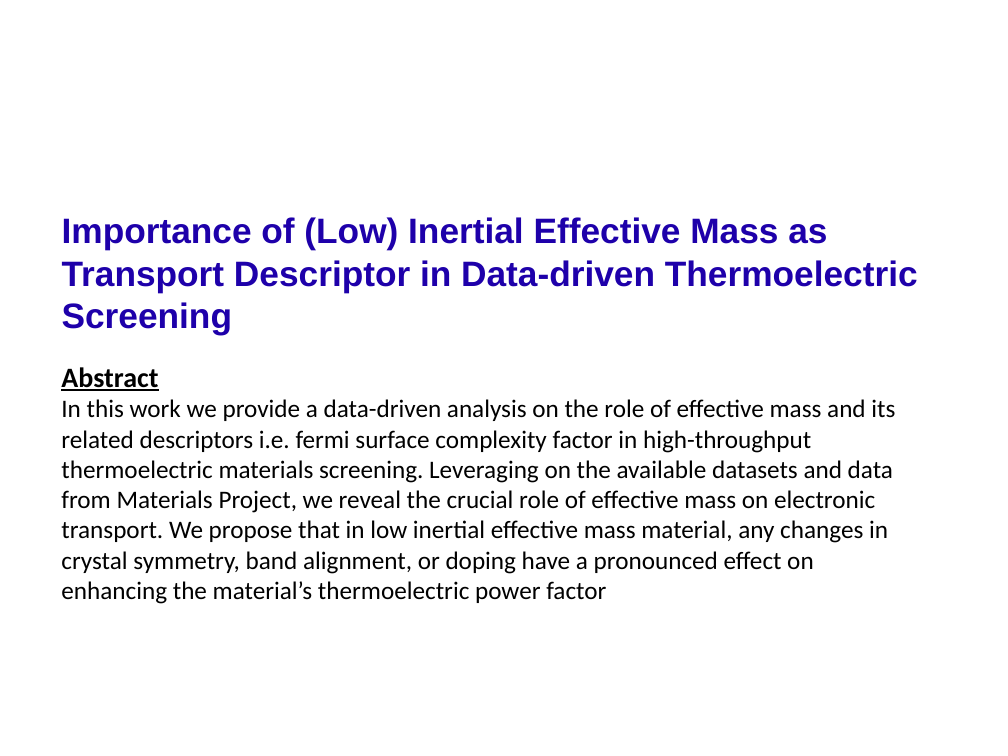
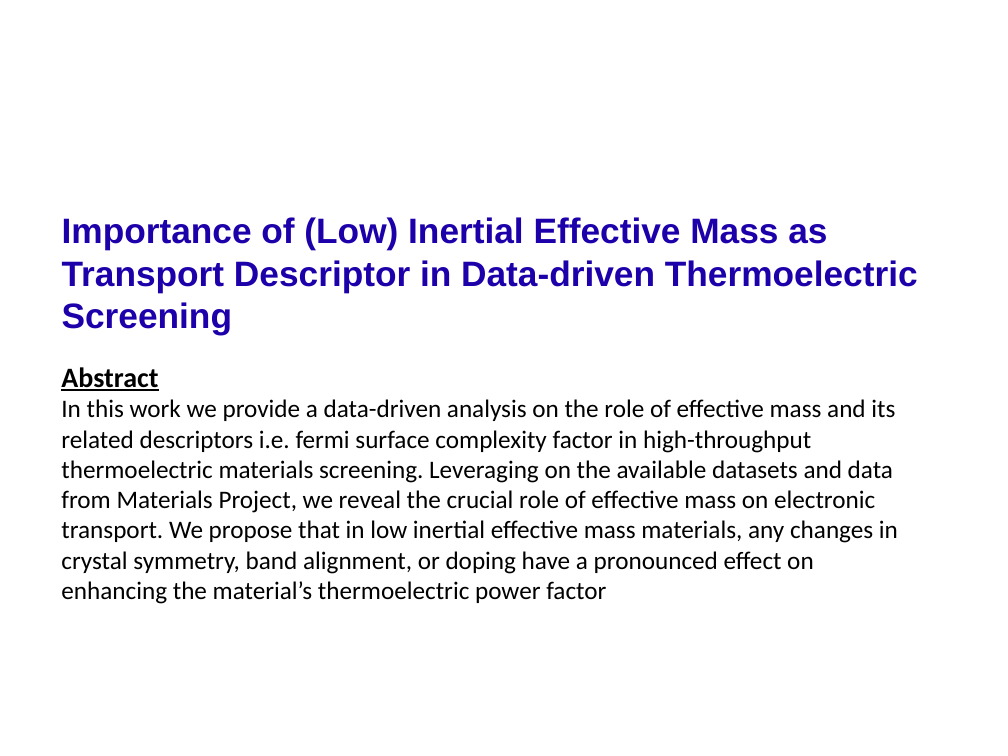
Before and after one commit to Argarot/eff_mass_for_TE_screening, a slide deck: slide 1 of MRS Open Data Challenge - Fermi Surface Complexity Factor and Effective Mass.pptx. Drawn at 1008x756 pixels with LibreOffice and Linux fonts; fonts in the diff are those of the drawing; background and template pictures are left out. Boxes give left, top, right and bottom in pixels: in the first picture for what was removed or moved away, otherwise in the second. Text is boxed around its words. In the diff, an @@ line names an element or a change of style, - is before the commit and + after.

```diff
--- a/MRS Open Data Challenge - Fermi Surface Complexity Factor and Effective Mass.pptx
+++ b/MRS Open Data Challenge - Fermi Surface Complexity Factor and Effective Mass.pptx
@@ text at (61,399,898,604): text changed @@
-In this work we provide a data-driven analysis on the role of effective mass and its related descriptors i.e. fermi surface complexity factor in high-throughput thermoelectric materials screening. Leveraging on the available datasets and data from Materials Project, we reveal the crucial role of effective mass on electronic transport. We propose that in low inertial effective mass material, any changes in crystal symmetry, band alignment, or doping have a pronounced effect on enhancing the material’s thermoelectric power factor
+In this work we provide a data-driven analysis on the role of effective mass and its related descriptors i.e. fermi surface complexity factor in high-throughput thermoelectric materials screening. Leveraging on the available datasets and data from Materials Project, we reveal the crucial role of effective mass on electronic transport. We propose that in low inertial effective mass materials, any changes in crystal symmetry, band alignment, or doping have a pronounced effect on enhancing the material’s thermoelectric power factor
```
Also in this commit, not shown: 1 other slide changed.
